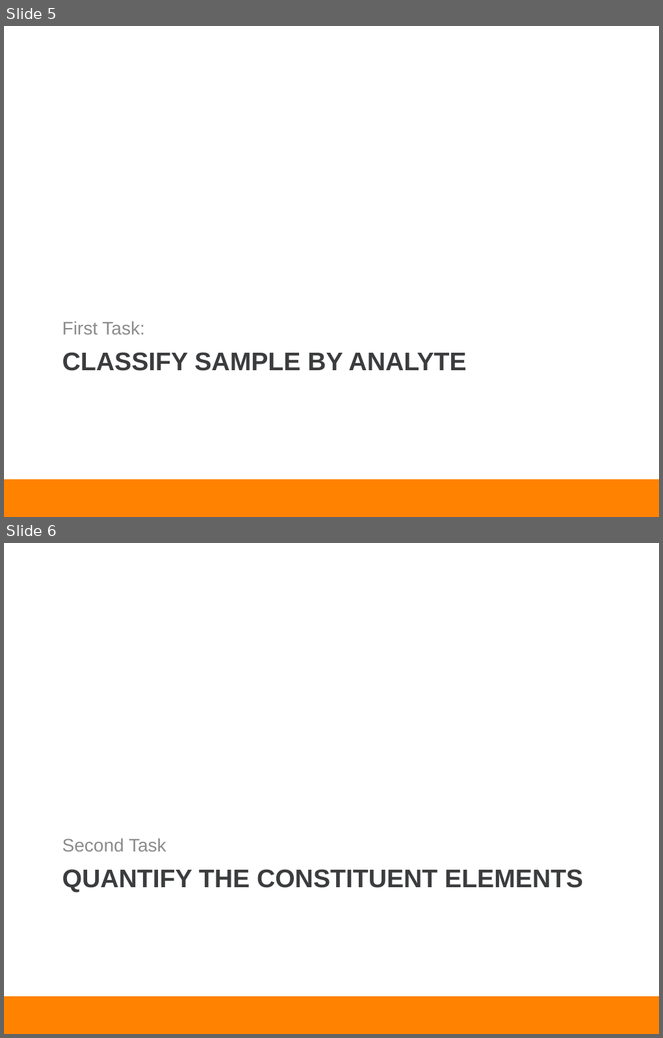
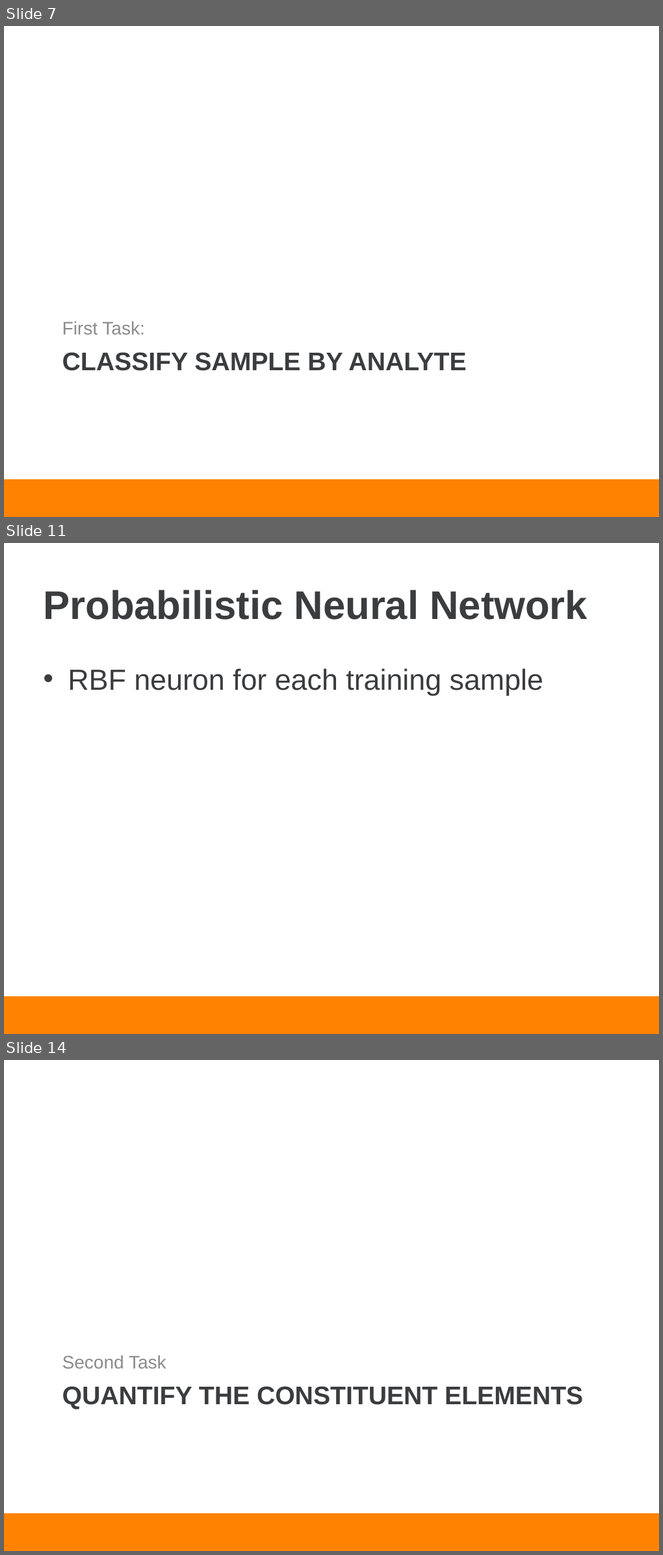
Before and after one commit to piovere/nucnotes, a slide deck: ne697neuralnetworks/project/presentation.pptx. Shown one above the other, each under a label of ours: slides 5 and 6 before the commit, slides 7, 11 and 14 after it; the slides between them are not shown. The pictures are 663x1038 and 663x1555 pixels, drawn with LibreOffice and Linux fonts; fonts in the diff are those of the drawing; background and template pictures are left out. Boxes give left, top, right and bottom in pixels: in the first picture for what was removed or moved away, otherwise in the second. Text is boxed around its words. In the diff, an @@ line names an element or a change of style, - is before the commit and + after.

```diff
--- a/ne697neuralnetworks/project/presentation.pptx
+++ b/ne697neuralnetworks/project/presentation.pptx
@@ slide 11 added at [4,543,659,1034], background #FFFFFF; not listed: 1 template element that a slide beside it also shows @@
@@ title added at [43,590,588,620], 44 pt, text #3B3C3E, bold @@
+Probabilistic Neural Network
@@ text added at [68,668,544,696], 32 pt, text #3B3C3E @@
+• RBF neuron for each training sample
@@ what was slide 5 is now slide 7 @@
@@ what was slide 6 is now slide 14 @@
```
Also in this commit, not shown: 1 slide changed, 9 other slides added.
